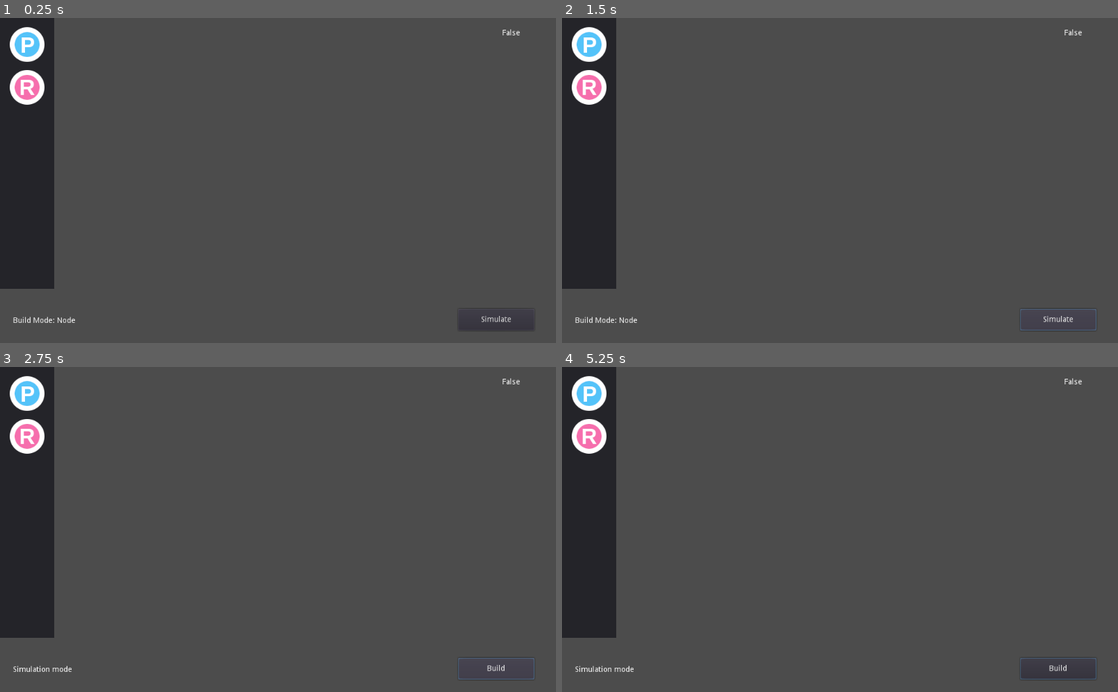
Above: before the commit, frames 1-4 (two rows, left to right).
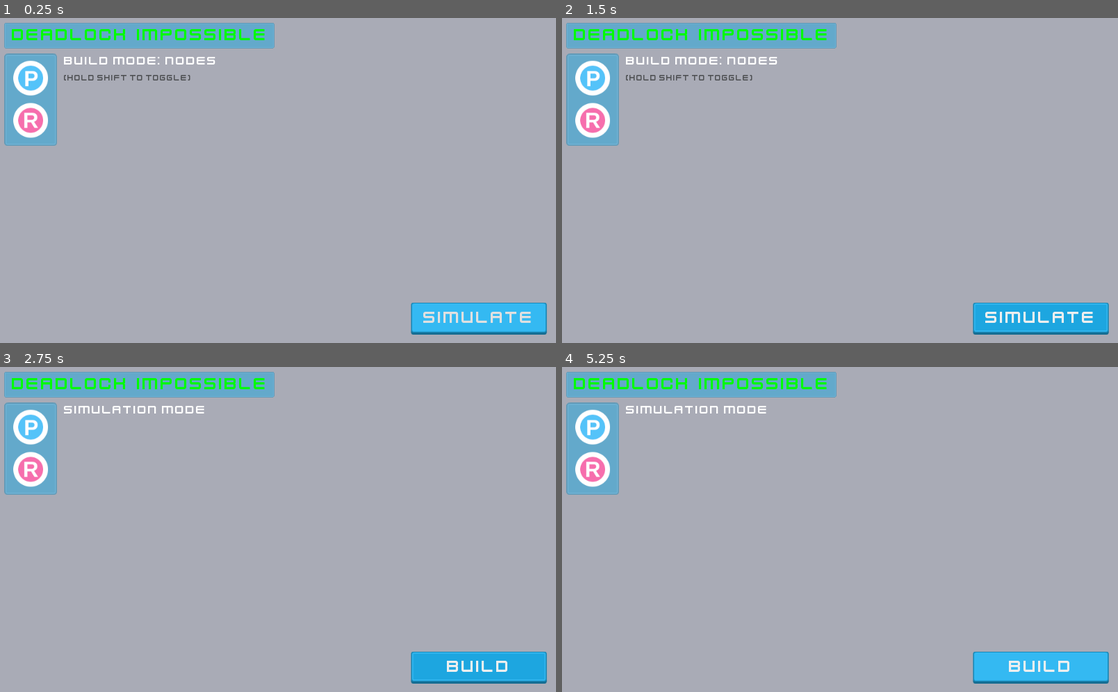
Above: after the commit, the same moments.

Repository: Athakaspen/ResGraph
Game: Godot game, scene res://Scenes/GraphMaker.tscn
Same seed, same stepped clock (60 frames per second), same inputs: the game is played once before the commit and once after it.
Inputs (mouse positions are in pixels of both pictures, inside the frame that each line leads up to):
- Up to frame 1 (0.25 s): no input
- Up to frame 2 (1.5 s): click "Simulate" at 0.5 s; click "Build" at 1.25 s
- Up to frame 3 (2.75 s): click "Simulate" at 2 s
- Up to frame 4 (5.25 s): click "Build" at 2.75 s; click "Simulate" at 3.5 s; click "Build" at 4.25 s; tap Enter at 5 s; move the mouse to (589, 393) at 5.02 s; click (589, 393) at 5.1 s

The runs differ from the first frame. In frame 1, 100% of the frame differs, in the area x 0-100%, y 0-100%; in frame 2, 100%; in frame 3, 100%; in frame 4, 100%.

Commit message:
Theme added, basically done

Diff:
--- a/Scenes/GraphMaker.tscn
+++ b/Scenes/GraphMaker.tscn
@@ -1,11 +1,19 @@
-[gd_scene load_steps=7 format=2]
+[gd_scene load_steps=12 format=2]
 
-[ext_resource path="res://Scenes/ToggleButton.gd" type="Script" id=1]
+[ext_resource path="res://Scripts/ToggleButton.gd" type="Script" id=1]
+[ext_resource path="res://Theme/the_theme.tres" type="Theme" id=2]
 [ext_resource path="res://Scripts/GraphMaker.gd" type="Script" id=3]
-[ext_resource path="res://Scenes/PanelGrab.gd" type="Script" id=4]
+[ext_resource path="res://Scripts/PanelGrab.gd" type="Script" id=4]
 [ext_resource path="res://Sprites/ProcessCircle.png" type="Texture" id=5]
 [ext_resource path="res://Sprites/ResourceCircle.png" type="Texture" id=6]
-[ext_resource path="res://Scenes/BuildModeLabel.gd" type="Script" id=7]
+[ext_resource path="res://Scripts/ToggleTextLabel.gd" type="Script" id=7]
+[ext_resource path="res://Theme/font-future-32p.tres" type="DynamicFont" id=8]
+[ext_resource path="res://Scripts/BuildModeLabel.gd" type="Script" id=9]
+[ext_resource path="res://Theme/kenvector_future.ttf" type="DynamicFontData" id=10]
+
+[sub_resource type="DynamicFont" id=1]
+size = 24
+font_data = ExtResource( 10 )
 
 [node name="Graph" type="Node2D"]
 script = ExtResource( 3 )
@@ -22,32 +30,38 @@
 }
 
 [node name="SelectPanel" type="Panel" parent="UI"]
-margin_right = 100.0
-margin_bottom = 500.0
+margin_left = 7.96277
+margin_top = 65.7902
+margin_right = 104.963
+margin_bottom = 235.79
+theme = ExtResource( 2 )
+__meta__ = {
+"_edit_use_anchors_": false
+}
 
 [node name="VBoxContainer" type="VBoxContainer" parent="UI/SelectPanel"]
 anchor_right = 1.0
 anchor_bottom = 1.0
-margin_left = 16.0
-margin_top = 16.0
-margin_right = -16.0
-margin_bottom = -16.0
-custom_constants/separation = 13
+margin_left = 12.0
+margin_top = 12.0
+margin_right = -12.0
+margin_bottom = -12.0
+custom_constants/separation = 12
 __meta__ = {
 "_edit_use_anchors_": false
 }
 
 [node name="Process" type="TextureRect" parent="UI/SelectPanel/VBoxContainer"]
-margin_right = 68.0
+margin_right = 73.0
 margin_bottom = 66.0
 texture = ExtResource( 5 )
 stretch_mode = 6
 script = ExtResource( 4 )
 
 [node name="Resource" type="TextureRect" parent="UI/SelectPanel/VBoxContainer"]
-margin_top = 79.0
-margin_right = 68.0
-margin_bottom = 145.0
+margin_top = 78.0
+margin_right = 73.0
+margin_bottom = 144.0
 texture = ExtResource( 6 )
 stretch_mode = 6
 script = ExtResource( 4 )
@@ -56,38 +70,75 @@
 [node name="Mode" type="Label" parent="UI"]
 anchor_top = 1.0
 anchor_bottom = 1.0
-margin_left = 23.5717
-margin_top = 551.721
-margin_right = 151.572
-margin_bottom = 565.721
+margin_left = 118.0
+margin_top = 66.0
+margin_right = 579.0
+margin_bottom = 102.0
+theme = ExtResource( 2 )
+custom_fonts/font = SubResource( 1 )
 text = "Build Mode: Normal"
+autowrap = true
+script = ExtResource( 9 )
+__meta__ = {
+"_edit_use_anchors_": false
+}
+
+[node name="ToggleText" type="Label" parent="UI"]
+anchor_top = 1.0
+anchor_bottom = 1.0
+margin_left = 118.0
+margin_top = 100.983
+margin_right = 370.0
+margin_bottom = 122.983
+theme = ExtResource( 2 )
+custom_colors/font_color = Color( 0.309804, 0.317647, 0.329412, 1 )
+text = "hold shift to toggle"
+autowrap = true
 script = ExtResource( 7 )
 __meta__ = {
 "_edit_use_anchors_": false
 }
 
-[node name="loop" type="Label" parent="UI"]
-anchor_top = 1.0
-anchor_bottom = 1.0
-margin_left = 924.785
-margin_top = 21.209
-margin_right = 995.785
-margin_bottom = 52.209
-text = "False"
-__meta__ = {
-"_edit_use_anchors_": false
-}
-
 [node name="ToggleButton" type="Button" parent="UI"]
-margin_left = 844.091
-margin_top = 536.537
-margin_right = 984.091
-margin_bottom = 576.537
+margin_left = 756.692
+margin_top = 524.527
+margin_right = 1006.69
+margin_bottom = 584.527
+theme = ExtResource( 2 )
 text = "Simulate"
 script = ExtResource( 1 )
 __meta__ = {
 "_edit_use_anchors_": false
 }
+
+[node name="DeadlockPanel" type="Panel" parent="UI"]
+margin_left = 8.0
+margin_top = 9.0
+margin_right = 505.0
+margin_bottom = 56.0
+theme = ExtResource( 2 )
+__meta__ = {
+"_edit_group_": true,
+"_edit_use_anchors_": false
+}
+
+[node name="Deadlock" type="Label" parent="UI/DeadlockPanel"]
+anchor_top = 1.0
+anchor_bottom = 1.0
+margin_left = 1.0
+margin_top = -47.0
+margin_right = 499.0
+margin_bottom = -1.0
+theme = ExtResource( 2 )
+custom_fonts/font = ExtResource( 8 )
+custom_colors/font_color = Color( 0, 1, 0, 1 )
+text = "Deadlock  Impossible"
+align = 1
+valign = 1
+__meta__ = {
+"_edit_use_anchors_": false
+}
+
 [connection signal="gui_input" from="UI/SelectPanel/VBoxContainer/Process" to="UI/SelectPanel/VBoxContainer/Process" method="_on_self_gui_input"]
 [connection signal="gui_input" from="UI/SelectPanel/VBoxContainer/Resource" to="UI/SelectPanel/VBoxContainer/Resource" method="_on_self_gui_input"]
 [connection signal="pressed" from="UI/ToggleButton" to="UI/ToggleButton" method="_on_ToggleButton_pressed"]
--- /dev/null
+++ b/Scenes/Warning.tscn
@@ -0,0 +1,26 @@
+[gd_scene load_steps=4 format=2]
+
+[ext_resource path="res://Theme/the_theme.tres" type="Theme" id=1]
+[ext_resource path="res://Scripts/Warning.gd" type="Script" id=2]
+[ext_resource path="res://Theme/font-future-32p.tres" type="DynamicFont" id=3]
+
+[node name="Warning" type="Label"]
+margin_left = 28.4346
+margin_top = 540.599
+margin_right = 333.435
+margin_bottom = 576.599
+theme = ExtResource( 1 )
+custom_fonts/font = ExtResource( 3 )
+custom_colors/font_color = Color( 1, 0, 0, 1 )
+text = "Not Allowed!"
+script = ExtResource( 2 )
+__meta__ = {
+"_edit_use_anchors_": false
+}
+
+[node name="Timer" type="Timer" parent="."]
+wait_time = 2.0
+one_shot = true
+autostart = true
+
+[connection signal="timeout" from="Timer" to="." method="_on_Timer_timeout"]
--- /dev/null
+++ b/Scripts/BuildModeLabel.gd
@@ -0,0 +1,23 @@
+extends Label
+
+
+# Declare member variables here. Examples:
+# var a = 2
+# var b = "text"
+
+
+
+# Called when the node enters the scene tree for the first time.
+func _ready():
+	pass # Replace with function body.
+
+
+# Called every frame. 'delta' is the elapsed time since the previous frame.
+func _process(delta):
+	match($"/root/Graph".mode):
+		"build_normal":
+			self.text = "Build Mode: Nodes"
+		"build_arrow":
+			self.text = "Build Mode: Arrows"
+		"simulate":
+			self.text = "Simulation Mode"
--- a/Scripts/GraphMaker.gd
+++ b/Scripts/GraphMaker.gd
@@ -6,6 +6,7 @@
 # var b = "text"
 
 var arrow_res = preload("res://Scenes/Arrow.tscn")
+var Warning_res = preload("res://Scenes/Warning.tscn")
 
 var ArrowConnections := {}
 # arrow1 : ["node1", "node2", "0", "allowed"]
@@ -17,6 +18,9 @@
 var mode = "build_normal"
 
 var cur_deadlock_start = "NONE"
+
+onready var deadlockLabel = $"UI/DeadlockPanel/Deadlock"
+onready var modeLabal = $"UI/Mode"
 
 # Called when the node enters the scene tree for the first time.
 func _ready():
@@ -85,6 +89,8 @@
 	mode = "build_normal"
 	for arrowData in ArrowConnections.values():
 		arrowData[3] = "allowed"
+	for arrow in $Arrows.get_children():
+		arrow.is_red = false
 
 func delete_graph_node(node):
 	var arrows_to_delete = []
@@ -96,12 +102,9 @@
 	for arrowName in arrows_to_delete:
 		ArrowConnections.erase(arrowName)
 	node.queue_free()
-	var loop = false
-	for node in $Nodes.get_children():
-		if find_loop(node.name):
-			loop = true
-	if loop:
-		$UI/loop.text = "TRUE"
+
+	update_loop()
+
 
 func start_new_arrow(node):
 	if making_arrow==false:
@@ -126,7 +129,7 @@
 		if not dup:
 			ArrowConnections[new_arrow.name] = [new_arrow_origin, node.name, 0, "allowed"]
 			#print("|+|+|+|+|FINDLOOP|+|+|+|+|")
-			find_loop(new_arrow_origin)
+			update_loop()
 		making_arrow=false
 
 func make_request(node):
@@ -139,12 +142,13 @@
 				dup=true
 				if arrowData[3]=="allocated" \
 				or arrowData[3]=="request":
+					if arrowData[3]=="allocated":
+						for arrowData2 in ArrowConnections.values():
+							if arrowData2[3] == "request" \
+							and arrowData2[1] == node.name:
+								arrowData2[3] = "allocated"
+								break
 					arrowData[3]="allowed"
-					for arrowData2 in ArrowConnections.values():
-						if arrowData2[3] == "request" \
-						and arrowData2[1] == node.name:
-							arrowData2[3] = "allocated"
-							break
 					update_deadloop(new_arrow_origin)
 					return
 				# check if resource is available
@@ -159,7 +163,8 @@
 					arrowData[3] = "request"
 				break
 		if not dup:
-			print("Not allowed!")
+			#print("Not allowed!")
+			$UI.add_child(Warning_res.instance())
 
 		update_deadloop(new_arrow_origin)
 
@@ -171,6 +176,18 @@
 		new_arrow.queue_free()
 	making_arrow=false
 	new_arrow_origin = "NONE"
+
+func update_loop():
+	var loop = false
+	for node in $Nodes.get_children():
+		if find_loop(node.name):
+			loop = true
+	if loop:
+		deadlockLabel.text = "Deadlock  Possible"
+		deadlockLabel.add_color_override("font_color", Color(1,1,0))
+	else:
+		deadlockLabel.text = "Deadlock  Impossible"
+		deadlockLabel.add_color_override("font_color", Color(0,1,0))
 
 # returns true or false representing if a loop of arrows exists (ignores type)
 func find_loop(start_node:String, visited:=[]):
@@ -192,7 +209,6 @@
 		and arrowData[to] in visited \
 		and arrowData[to] != visited[-1]:
 			# found a loop
-			$UI/loop.text = "TRUE"
 			print("LOOP'D")
 			return true
 		if arrowData[from] == start_node \
@@ -201,7 +217,6 @@
 			if find_loop(arrowData[to], visited + [start_node]):
 				return true
 	# no loop in all subtrees
-	$UI/loop.text = "FALSE"
 	return false
 
 func update_deadloop(start_node):
@@ -216,6 +231,12 @@
 			arrow.is_red = true
 		else:
 			arrow.is_red = false
+	# update label
+	if len(deadlock_arrows) > 0:
+		deadlockLabel.text = "Deadlocked!"
+		deadlockLabel.add_color_override("font_color", Color(1,0,0))
+	else:
+		update_loop()
 
 # returns a list of arrows representing the deadlock loop,
 # or an empty list if there is no deadlock
@@ -245,9 +266,8 @@
 		and ArrowConnections[arrowName][to] in visited \
 		and ArrowConnections[arrowName][to] != visited[-1]:
 			# found a loop
-			#$UI/loop.text = "TRUE"
 			print("LOOP'D")
-			return arrows + [arrowName]
+			return arrows.slice(arrows.find(ArrowConnections[arrowName][to]), -1) + [arrowName]
 		if ArrowConnections[arrowName][from] == start_node \
 		and not ArrowConnections[arrowName][to] in visited:
 			# recursive call
@@ -255,5 +275,4 @@
 			if len(recurse) > 0:
 				return recurse
 	# no loop in all subtrees
-	#$UI/loop.text = "FALSE"
 	return []
--- a/Scenes/BuildModeLabel.gd
+++ b/Scripts/ToggleTextLabel.gd
@@ -16,8 +16,8 @@
 func _process(delta):
 	match($"/root/Graph".mode):
 		"build_normal":
-			self.text = "Build Mode: Node"
+			self.text = "(hold shift to toggle)"
 		"build_arrow":
-			self.text = "Build Mode: Arrow"
+			self.text = "(hold shift to toggle)"
 		"simulate":
-			self.text = "Simulation mode"
+			self.text = ""
--- /dev/null
+++ b/Scripts/Warning.gd
@@ -0,0 +1,21 @@
+extends Label
+
+
+# Declare member variables here. Examples:
+# var a = 2
+# var b = "text"
+
+
+# Called when the node enters the scene tree for the first time.
+#func _ready():
+#	pass # Replace with function body.
+
+
+
+# Called every frame. 'delta' is the elapsed time since the previous frame.
+#func _process(delta):
+#	pass
+
+
+func _on_Timer_timeout():
+	self.queue_free()
--- /dev/null
+++ b/Theme/Button-hover-stylebox.tres
@@ -0,0 +1,11 @@
+[gd_resource type="StyleBoxTexture" load_steps=2 format=2]
+
+[ext_resource path="res://Theme/blue_button09.png" type="Texture" id=1]
+
+[resource]
+texture = ExtResource( 1 )
+region_rect = Rect2( 1, 1, 49, 49 )
+margin_left = 8.0
+margin_right = 8.0
+margin_top = 8.0
+margin_bottom = 10.0
--- /dev/null
+++ b/Theme/Button-normal-stylebox.tres
@@ -0,0 +1,11 @@
+[gd_resource type="StyleBoxTexture" load_steps=2 format=2]
+
+[ext_resource path="res://Theme/blue_button07.png" type="Texture" id=1]
+
+[resource]
+texture = ExtResource( 1 )
+region_rect = Rect2( 1, 1, 49, 49 )
+margin_left = 8.0
+margin_right = 8.0
+margin_top = 8.0
+margin_bottom = 10.0
--- /dev/null
+++ b/Theme/Button-pressed-stylebox.tres
@@ -0,0 +1,12 @@
+[gd_resource type="StyleBoxTexture" load_steps=2 format=2]
+
+[ext_resource path="res://Theme/blue_button10.png" type="Texture" id=1]
+
+[resource]
+content_margin_top = 12.0
+texture = ExtResource( 1 )
+region_rect = Rect2( 1, -3, 49, 49 )
+margin_left = 8.0
+margin_right = 8.0
+margin_top = 8.0
+margin_bottom = 8.0
--- /dev/null
+++ b/Theme/Panel-stylebox.tres
@@ -0,0 +1,14 @@
+[gd_resource type="StyleBoxTexture" load_steps=2 format=2]
+
+[ext_resource path="res://Theme/blue_panel.png" type="Texture" id=1]
+
+[resource]
+texture = ExtResource( 1 )
+region_rect = Rect2( 0, 0, 100, 100 )
+margin_left = 12.0
+margin_right = 12.0
+margin_top = 12.0
+margin_bottom = 12.0
+axis_stretch_horizontal = 1
+axis_stretch_vertical = 1
+modulate_color = Color( 1, 1, 1, 0.501961 )
--- /dev/null
+++ b/Theme/font-future-16p.tres
@@ -0,0 +1,6 @@
+[gd_resource type="DynamicFont" load_steps=2 format=2]
+
+[ext_resource path="res://Theme/kenvector_future.ttf" type="DynamicFontData" id=1]
+
+[resource]
+font_data = ExtResource( 1 )
--- /dev/null
+++ b/Theme/font-future-32p.tres
@@ -0,0 +1,7 @@
+[gd_resource type="DynamicFont" load_steps=2 format=2]
+
+[ext_resource path="res://Theme/kenvector_future.ttf" type="DynamicFontData" id=1]
+
+[resource]
+size = 32
+font_data = ExtResource( 1 )
--- /dev/null
+++ b/Theme/the_theme.tres
@@ -0,0 +1,25 @@
+[gd_resource type="Theme" load_steps=8 format=2]
+
+[ext_resource path="res://Theme/Panel-stylebox.tres" type="StyleBox" id=1]
+[ext_resource path="res://Theme/font-future-32p.tres" type="DynamicFont" id=2]
+[ext_resource path="res://Theme/Button-normal-stylebox.tres" type="StyleBox" id=3]
+[ext_resource path="res://Theme/font-future-16p.tres" type="DynamicFont" id=4]
+[ext_resource path="res://Theme/Button-pressed-stylebox.tres" type="StyleBox" id=5]
+[ext_resource path="res://Theme/Button-hover-stylebox.tres" type="StyleBox" id=6]
+
+[sub_resource type="StyleBoxEmpty" id=1]
+
+[resource]
+default_font = ExtResource( 4 )
+Button/colors/font_color = Color( 0.88, 0.88, 0.88, 1 )
+Button/colors/font_color_disabled = Color( 0.9, 0.9, 0.9, 0.2 )
+Button/colors/font_color_hover = Color( 0.94, 0.94, 0.94, 1 )
+Button/colors/font_color_pressed = Color( 1, 1, 1, 1 )
+Button/constants/hseparation = 2
+Button/fonts/font = ExtResource( 2 )
+Button/styles/disabled = null
+Button/styles/focus = SubResource( 1 )
+Button/styles/hover = ExtResource( 6 )
+Button/styles/normal = ExtResource( 3 )
+Button/styles/pressed = ExtResource( 5 )
+Panel/styles/panel = ExtResource( 1 )
--- a/project.godot
+++ b/project.godot
@@ -10,7 +10,6 @@
 
 _global_script_classes=[  ]
 _global_script_class_icons={
-
 }
 
 [application]
@@ -18,6 +17,11 @@
 config/name="OSProject"
 run/main_scene="res://Scenes/GraphMaker.tscn"
 config/icon="res://icon.png"
+
+[display]
+
+window/stretch/mode="2d"
+window/stretch/aspect="keep"
 
 [input]
 
@@ -39,4 +43,5 @@
 
 [rendering]
 
+environment/default_clear_color=Color( 0.666667, 0.67451, 0.717647, 1 )
 environment/default_environment="res://default_env.tres"
Renamed: Scenes/PanelGrab.gd -> Scripts/PanelGrab.gd
Renamed: Scenes/ToggleButton.gd -> Scripts/ToggleButton.gd
Binary file added: Theme/blue_button07.png
Binary file added: Theme/blue_button09.png
Binary file added: Theme/blue_button10.png
Binary file added: Theme/blue_panel.png
Binary file added: Theme/kenvector_future.ttf
